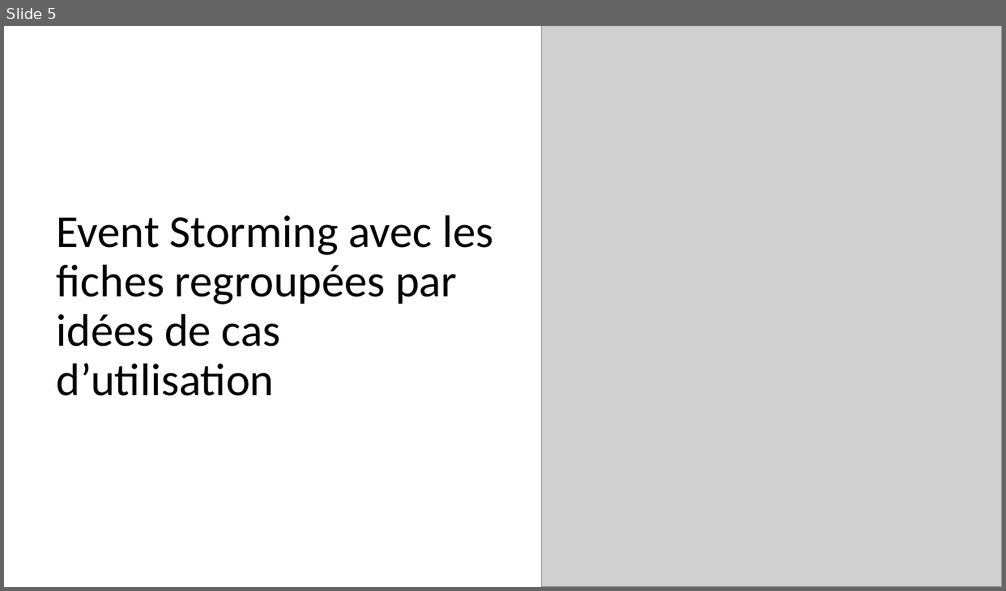
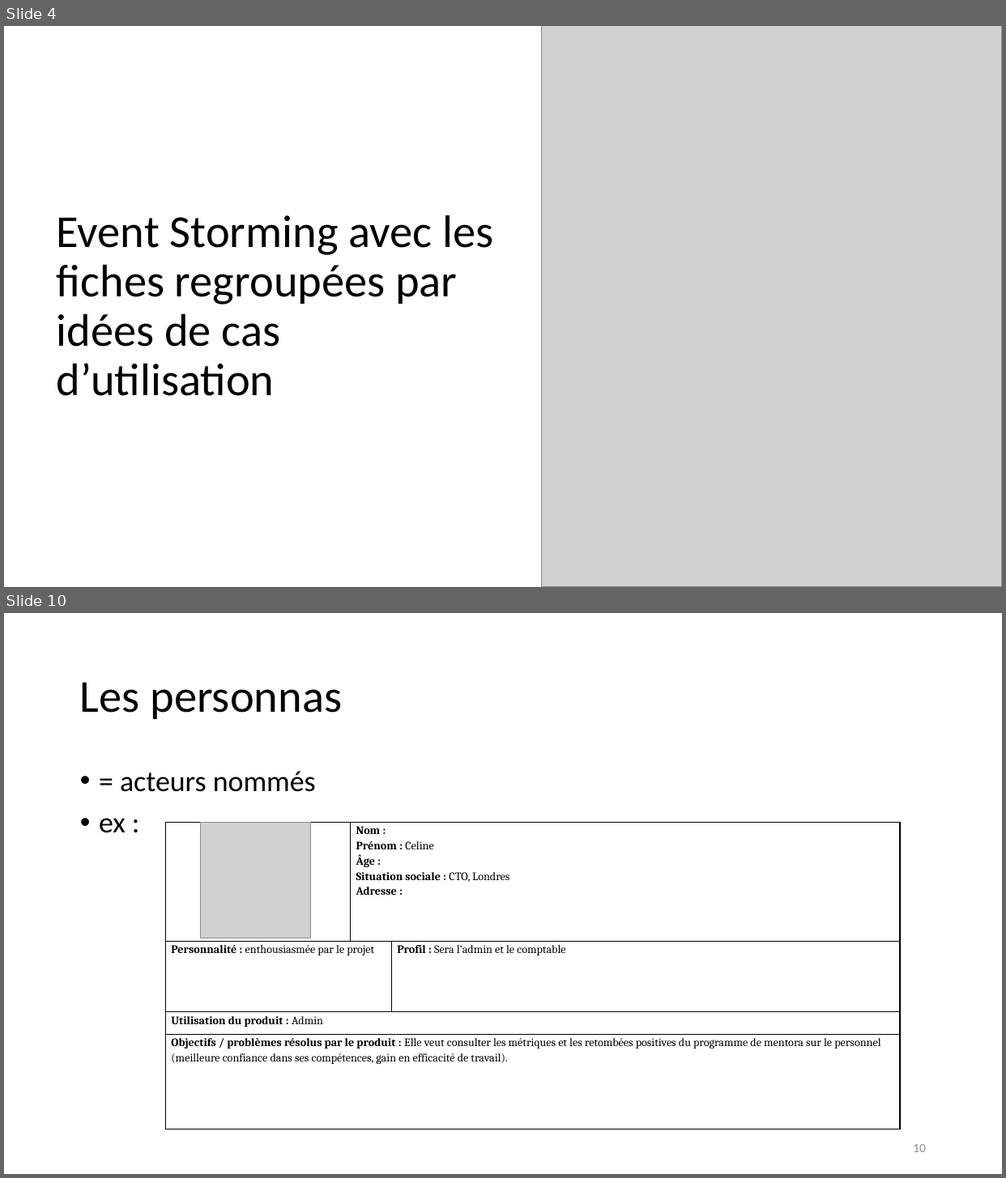
Before and after one commit to emmo78/Project_ConceptionOfMentorApp, a slide deck: Presentation_olivier_MOREL.pptx. Shown one above the other, each under a label of ours: slide 5 before the commit, slides 4 and 10 after it; the slides between them are not shown. The pictures are 1006x591 and 1006x1178 pixels, drawn with LibreOffice and Linux fonts; fonts in the diff are those of the drawing; grey boxes stand for pictures. Boxes give left, top, right and bottom in pixels: in the first picture for what was removed or moved away, otherwise in the second. Text is boxed around its words. In the diff, an @@ line names an element or a change of style, - is before the commit and + after.

```diff
--- a/Presentation_olivier_MOREL.pptx
+++ b/Presentation_olivier_MOREL.pptx
@@ slide 10 added at (x1=4, y1=613, x2=1002, y2=1174), background #FFFFFF @@
@@ title added at (x1=80, y1=682, x2=343, y2=719), 44 pt, text #000000 @@
+Les personnas
@@ text added at (x1=99, y1=771, x2=316, y2=833), 28 pt, text #000000 @@
+• = acteurs nommés
+• ex :
@@ table added at (x1=166, y1=823, x2=900, y2=1130), 4 rows, 3 columns @@
+ | Nom : / Prénom : Celine / Âge : / Situation sociale : CTO, Londres / Adresse : | 
+Personnalité : enthousiasmée par le projet |  | Profil : Sera l’admin et le comptable
+Utilisation du produit : Admin |  | 
+Objectifs / problèmes résolus par le produit : Elle veut consulter les métriques et les retombées positives du programme de mentora sur le personnel (meilleure confiance dans ses compétences, gain en efficacité de travail). |  | 
@@ picture added at (x1=201, y1=823, x2=311, y2=939) @@
@@ page number added at (x1=913, y1=1144, x2=926, y2=1152), 12 pt, text #8C8C8C @@
+10
@@ what was slide 5 is now slide 4 @@
```
Also in this commit, not shown: 2 slides changed, 15 other slides added, 1 slide removed, 2 other files.
